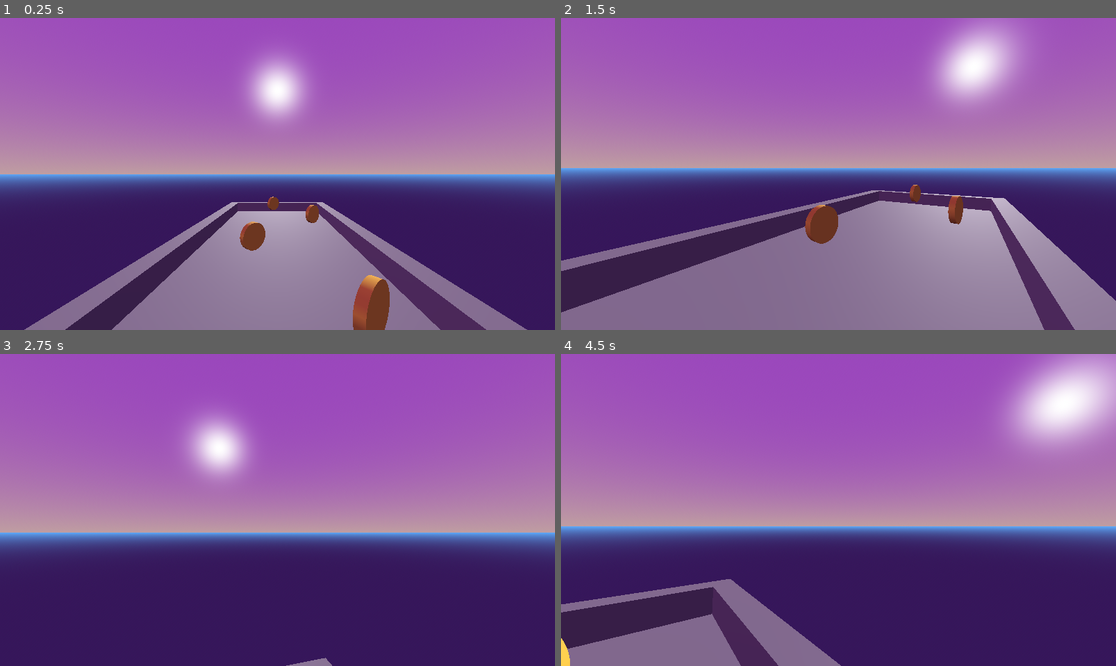
Above: before the commit, frames 1-4 (two rows, left to right).
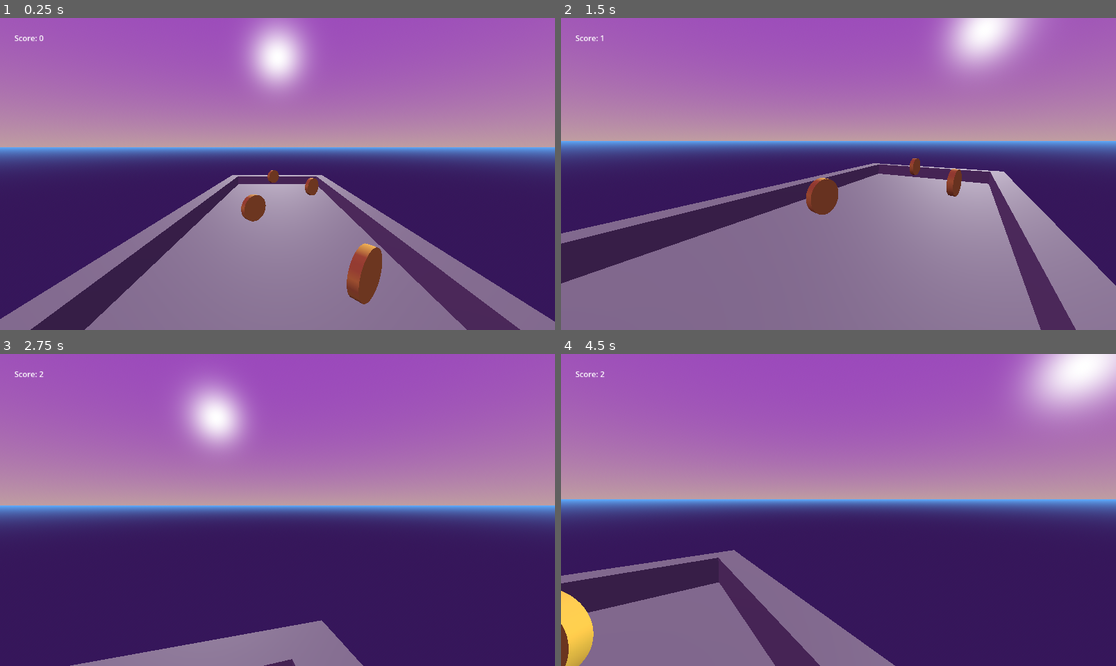
Above: after the commit, the same moments.

Repository: GeraHeeHee/h
Game: Godot game, scene res://main.tscn
Two runs of this game, one before a commit and one after it. Both use one fixed random seed, a clock stepped at 60 frames per second and the inputs below.
Inputs (mouse positions are in pixels of both pictures, inside the frame that each line leads up to):
- Up to frame 1 (0.25 s): no input
- Up to frame 2 (1.5 s): move the mouse to (866, 174) at 0.52 s; hold W (up) from 0.53 s (still down); move the mouse to (810, 174) at 1.27 s
- Up to frame 3 (2.75 s): keep holding W (up); move the mouse to (288, 503) at 2.02 s
- Up to frame 4 (4.5 s): keep holding W (up); move the mouse to (832, 516) at 2.77 s; move the mouse to (877, 513) at 3.52 s; move the mouse to (794, 506) at 4.27 s

The runs differ from the first frame. In frame 1, 36% of the frame differs, in the area x 0-100%, y 0-100%; in frame 2, 33%; in frame 3, 25%; in frame 4, 33%.

Commit message:
Elaboraci[on de HUD y recolecci[on de puntos (puntajes)

Diff:
--- a/coin.gd
+++ b/coin.gd
@@ -17,4 +17,6 @@
 		print("Colisión por clase")
 	print("Colisión por layer")
 	emit_signal("coinCollected")
+	GameManager.addPoint()
+	print(GameManager.getPoint())
 	queue_free()
--- a/game_manager.gd
+++ b/game_manager.gd
@@ -1,6 +1,7 @@
 extends Node
 @onready var audio_stream_player_3d: AudioStreamPlayer3D = $AudioStreamPlayer3D
 
+var points := 0
 
 func _ready() -> void:
 	var coins = get_tree().get_nodes_in_group("Coleccionables")
@@ -12,3 +13,9 @@
 
 func _process(delta: float) -> void:
 	pass
+
+func addPoint():
+	points+=1
+
+func getPoint():
+	return points
--- /dev/null
+++ b/hud.gd
@@ -0,0 +1,8 @@
+extends Node
+@onready var score: Label = $Control/MarginContainer/score
+
+func _ready() -> void:
+	pass
+
+func _process(delta: float) -> void:
+	score.text = "Score: " + str(GameManager.getPoint())
--- /dev/null
+++ b/hud.tscn
@@ -0,0 +1,30 @@
+[gd_scene load_steps=2 format=3 uid="uid://h5u2eiv0bglt"]
+
+[ext_resource type="Script" uid="uid://dtluoqk2aju0i" path="res://hud.gd" id="1_37p78"]
+
+[node name="HUD" type="Node"]
+script = ExtResource("1_37p78")
+
+[node name="Control" type="Control" parent="."]
+layout_mode = 3
+anchors_preset = 15
+anchor_right = 1.0
+anchor_bottom = 1.0
+grow_horizontal = 2
+grow_vertical = 2
+size_flags_horizontal = 4
+size_flags_vertical = 4
+
+[node name="MarginContainer" type="MarginContainer" parent="Control"]
+layout_mode = 0
+offset_right = 110.0
+offset_bottom = 81.0
+theme_override_constants/margin_left = 30
+theme_override_constants/margin_top = 30
+theme_override_constants/margin_right = 30
+theme_override_constants/margin_bottom = 30
+
+[node name="score" type="Label" parent="Control/MarginContainer"]
+layout_mode = 2
+size_flags_horizontal = 4
+text = "Score: 0"
--- a/player.tscn
+++ b/player.tscn
@@ -1,6 +1,7 @@
-[gd_scene load_steps=5 format=3 uid="uid://w86dc1dmkbk8"]
+[gd_scene load_steps=6 format=3 uid="uid://w86dc1dmkbk8"]
 
 [ext_resource type="Script" uid="uid://dtbe48tjqo8pd" path="res://player.gd" id="1_4flbx"]
+[ext_resource type="PackedScene" uid="uid://h5u2eiv0bglt" path="res://hud.tscn" id="2_onrkg"]
 
 [sub_resource type="StandardMaterial3D" id="StandardMaterial3D_h2yge"]
 albedo_color = Color(1, 0, 1, 1)
@@ -24,4 +25,6 @@
 [node name="SpringArm3D" type="SpringArm3D" parent="."]
 
 [node name="Camera3D" type="Camera3D" parent="SpringArm3D"]
-transform = Transform3D(1, 0, 0, 0, 1, 0, 0, 0, 1, 0, 0, 1.9748105)
+transform = Transform3D(1, 0, 0, 0, 0.9913558, 0.13120101, 0, -0.13120101, 0.9913558, 0, 0.27995348, 1.9748105)
+
+[node name="HUD" parent="SpringArm3D" instance=ExtResource("2_onrkg")]
Not shown, added: hud.gd.uid
